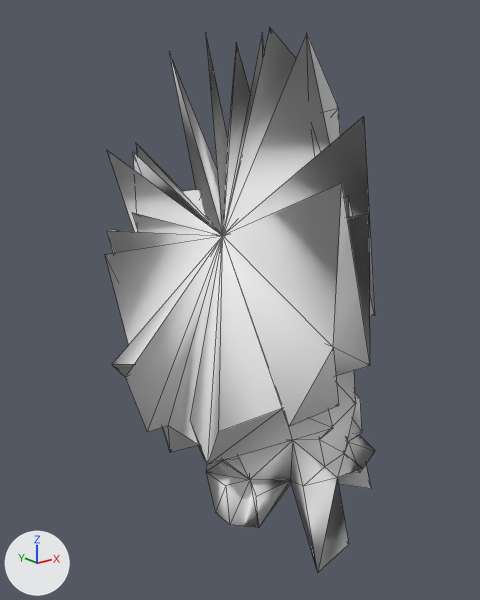
The OBJ model src/main/resources/assets/kn8/meshes/kaiju_no10_small/leg_right.obj as it was, and as the next commit left it.
Camera for both pictures: a 50 mm camera at (-0.364, -0.992, 1.917) aimed at (0.388, -0.052, 1.541). Every picture has the same lights, and +X, +Y and +Z are marked at lower left. The older version comes first. Mesh edges are drawn as thin lines. Where no turn or scale is listed for an object, it has been applied to the vertices. Vertices at exactly the same position are counted once.

In view in the first picture: 'leg_right'.
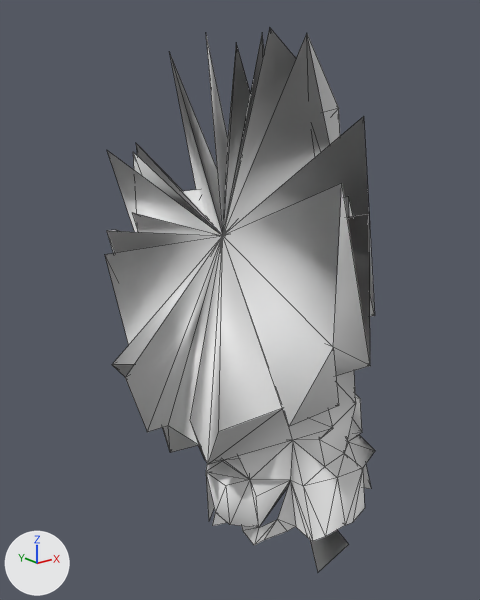
Pixel boxes (x1, y1, x2, y2) of what changed, in the pictures (480 x 600 px):
part 1 of me_leg_right, built on
    before: (169, 35, 349, 572)
    after: (169, 35, 365, 545)

Diff of the bpy script that builds the scene:
```diff
--- a/src/main/resources/assets/kn8/meshes/kaiju_no10_small/leg_right.obj.py
+++ b/src/main/resources/assets/kn8/meshes/kaiju_no10_small/leg_right.obj.py
@@ me_leg_right @@
 # used by ob_leg_right; location = (0.0, 0.0, 0.0)
-me_leg_right.from_pydata(...)  # 216 vertices, 435 faces; spans x 0.14..0.621, y -0.342..0.232, z 1.053..2.027
+me_leg_right.from_pydata(...)  # 252 vertices, 469 faces; spans x 0.14..0.642, y -0.342..0.232, z 1.053..2.027
+# me_leg_right part 1
+# 24 faces are deleted
+# 36 vertices are added at x 0.284..0.642, y -0.315..0.037, z 1.101..1.194
+# 58 new faces join them
```
